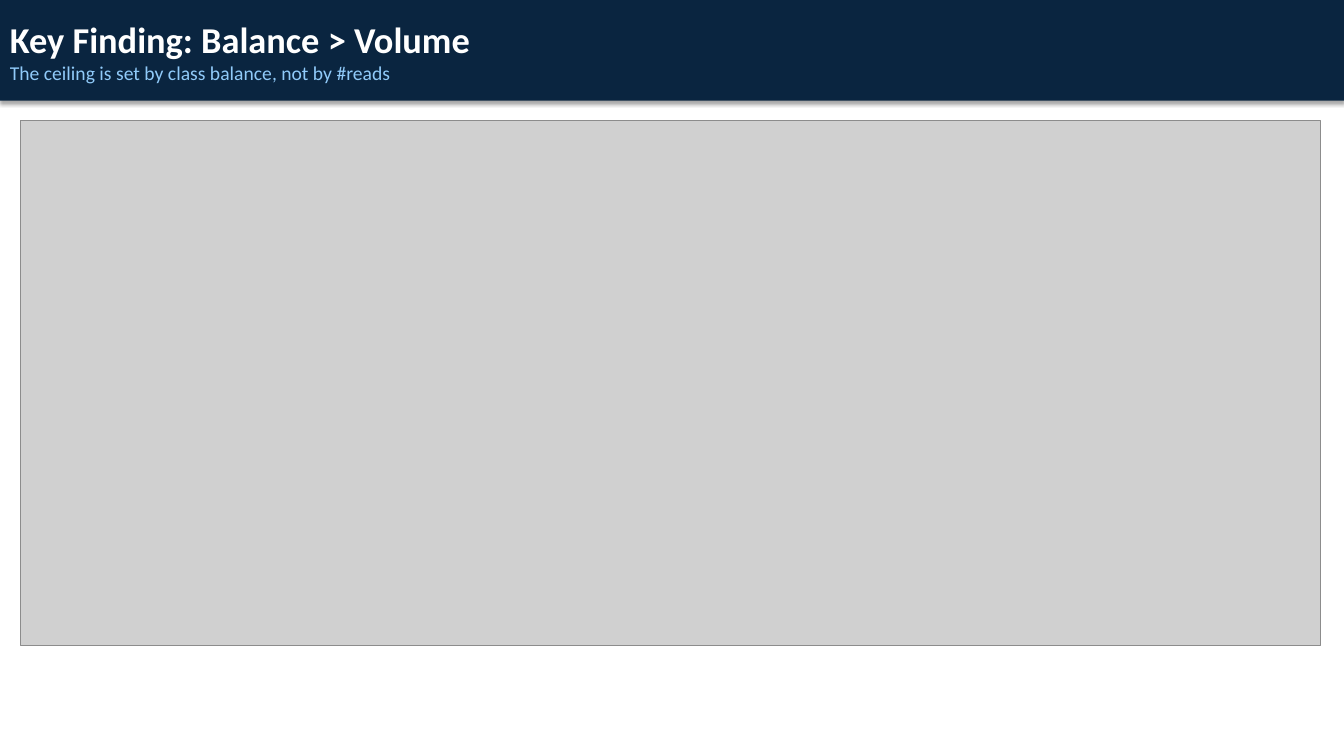
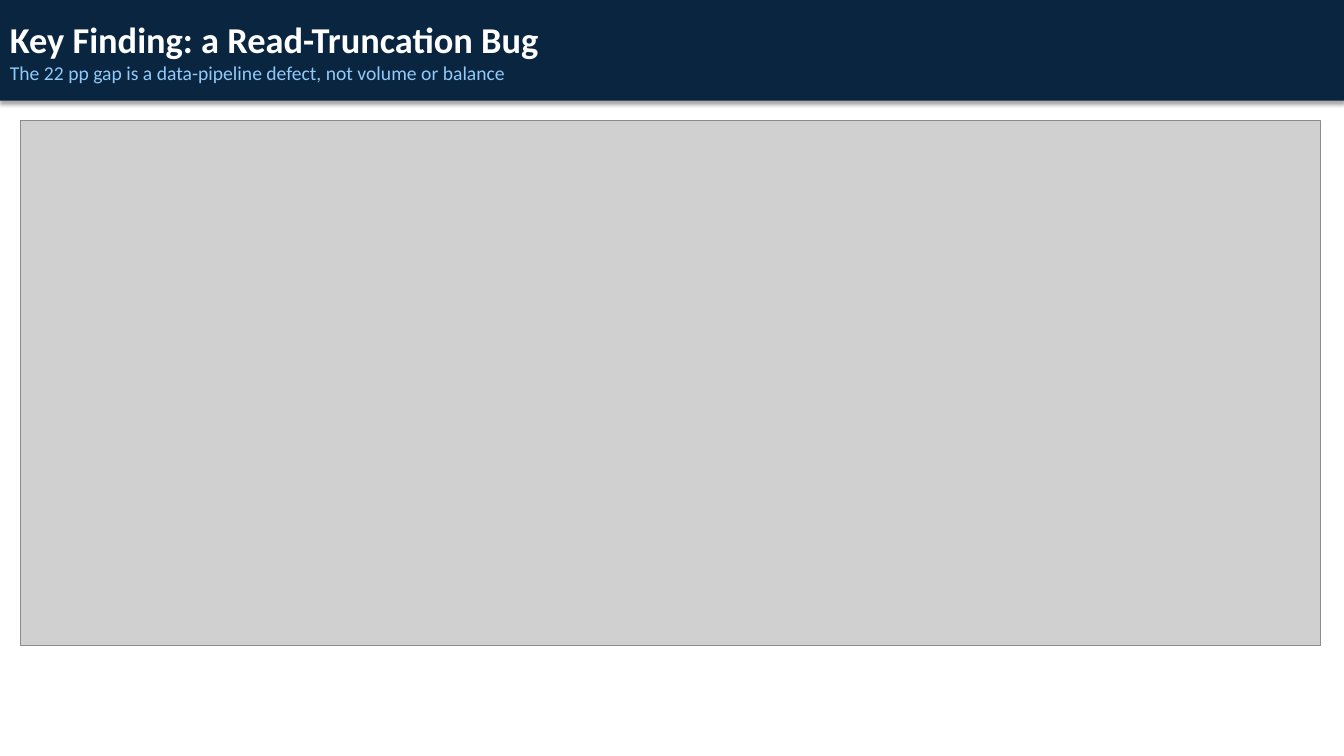
Before and after one commit to m2lab-ntu/gfm-classifier, a slide deck: slide 6 of docs/slides/meeting_2026_0619.pptx. Drawn at 1344x756 pixels with LibreOffice and Linux fonts; fonts in the diff are those of the drawing; grey boxes stand for pictures. Boxes give left, top, right and bottom in pixels: in the first picture for what was removed or moved away, otherwise in the second. Text is boxed around its words. In the diff, an @@ line names an element or a change of style, - is before the commit and + after.

```diff
--- a/docs/slides/meeting_2026_0619.pptx
+++ b/docs/slides/meeting_2026_0619.pptx
@@ text in rectangle at box(10, 27, 538, 84): text changed @@
-Key Finding: Balance > Volume
-The ceiling is set by class balance, not by #reads
+Key Finding: a Read-Truncation Bug
+The 22 pp gap is a data-pipeline defect, not volume or balance
```
Also in this commit, not shown: 3 other slides changed, 1 slide added, 1 slide removed, 9 other files.
